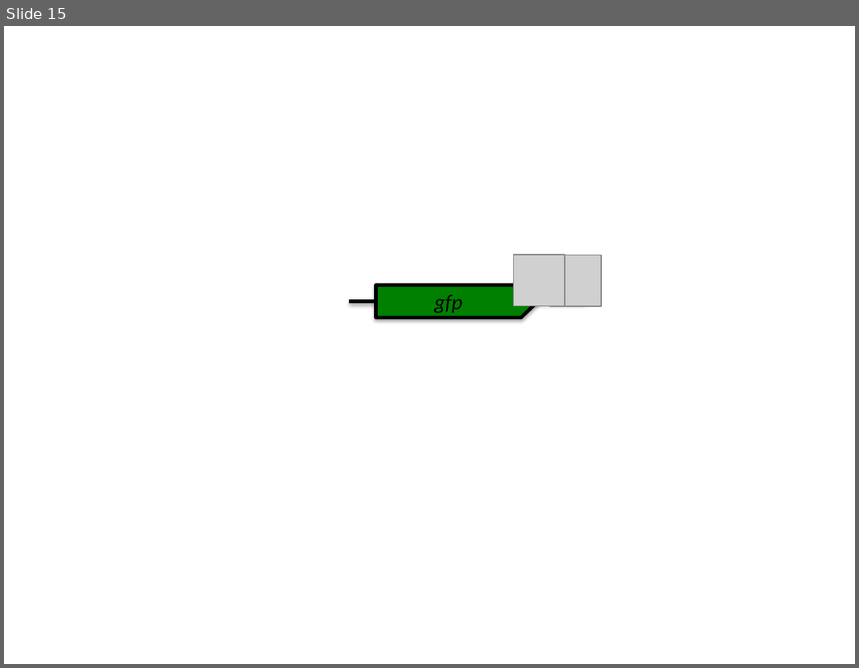
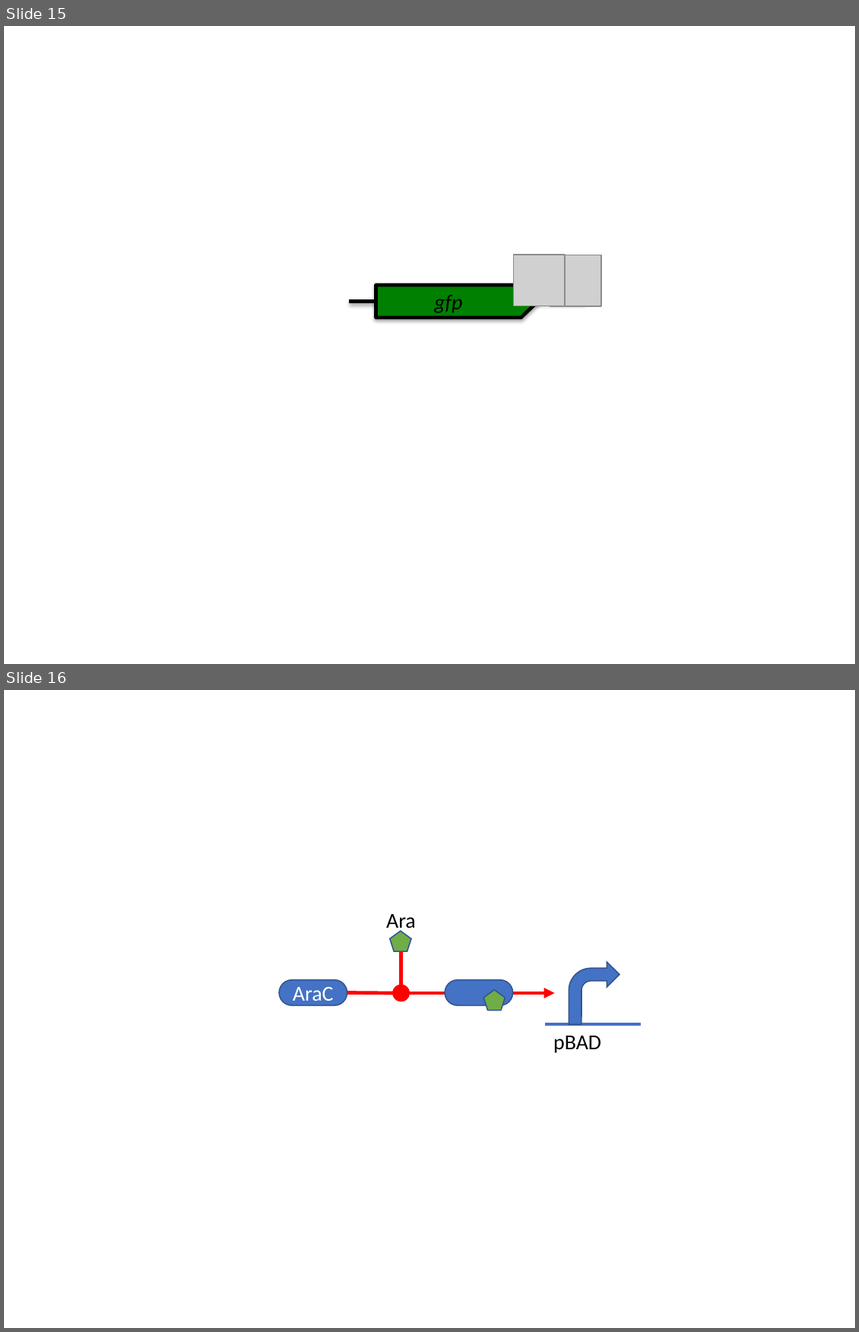
Before and after one commit to SynBioDex/SBOL-visual, a slide deck: specification/imgsrc/examples.pptx. Shown one above the other, each under a label of ours: slide 15 before the commit, slides 15 and 16 after it. The pictures are 859x668 and 859x1332 pixels, drawn with LibreOffice and Linux fonts; fonts in the diff are those of the drawing; grey boxes stand for pictures. Boxes give left, top, right and bottom in pixels: in the first picture for what was removed or moved away, otherwise in the second. Text is boxed around its words. In the diff, an @@ line names an element or a change of style, - is before the commit and + after.

```diff
--- a/specification/imgsrc/examples.pptx
+++ b/specification/imgsrc/examples.pptx
@@ slide 16 added at (4,690,855,1328), background #FFFFFF @@
@@ text added at (386,914,416,933), 18 pt, text #000000 @@
+Ara
@@ pentagon added at (389,931,411,951), fill #70AD47, outline #325491 1 pt @@
@@ line added from (401, 986) to (401, 946), #FF0000 3 pt @@
@@ bent arrow added at (569,962,620,1024), fill #4472C4, outline #325491 1 pt @@
@@ rounded rectangle added at (279,980,347,1006), fill #4472C4, outline #325491 1 pt, 18 pt, text #FFFFFF @@
+AraC
@@ ellipse added at (393,986,409,1002), fill #FF0000, outline #FF0000 1 pt @@
@@ rounded rectangle added at (445,980,513,1006), fill #4472C4, outline #325491 1 pt @@
@@ line added from (393, 993) to (347, 993), #FF0000 3 pt @@
@@ arrow added from (409, 993) to (555, 993), #FF0000 3 pt @@
@@ pentagon added at (484,989,506,1010), fill #70AD47, outline #325491 1 pt @@
@@ line added from (545, 1024) to (641, 1024), #4472C4 3 pt @@
@@ text added at (553,1036,601,1053), 18 pt, text #000000 @@
+pBAD
```
Also in this commit, not shown: 3 other files.
